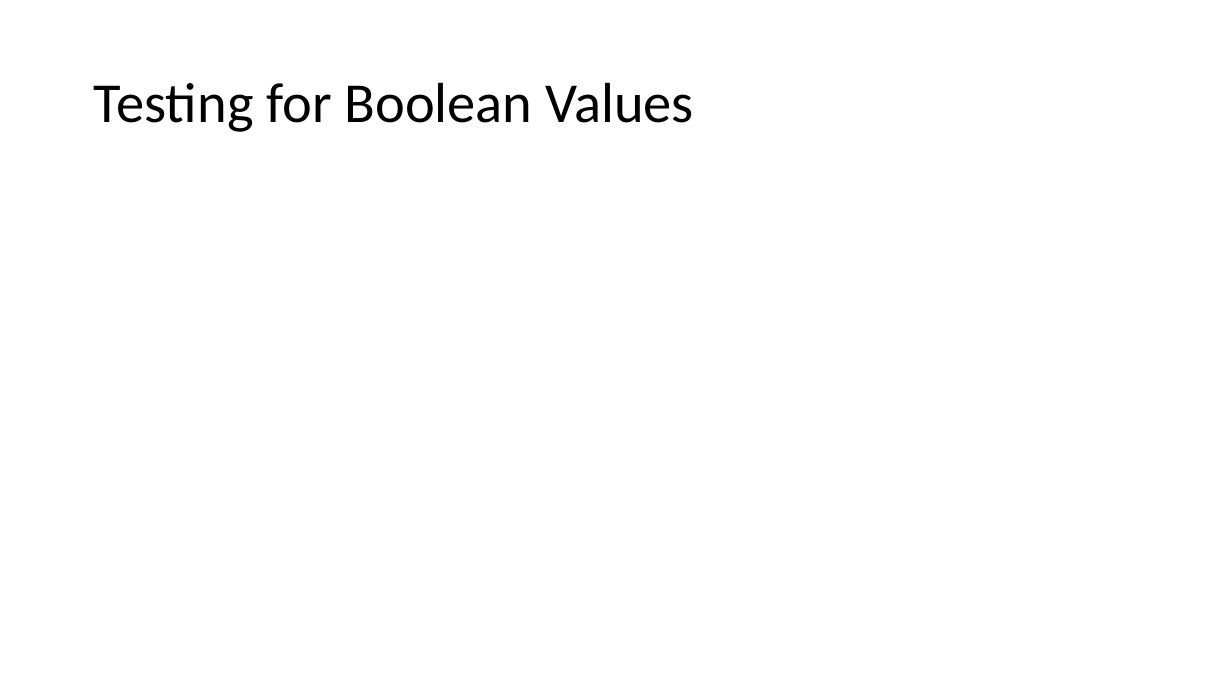
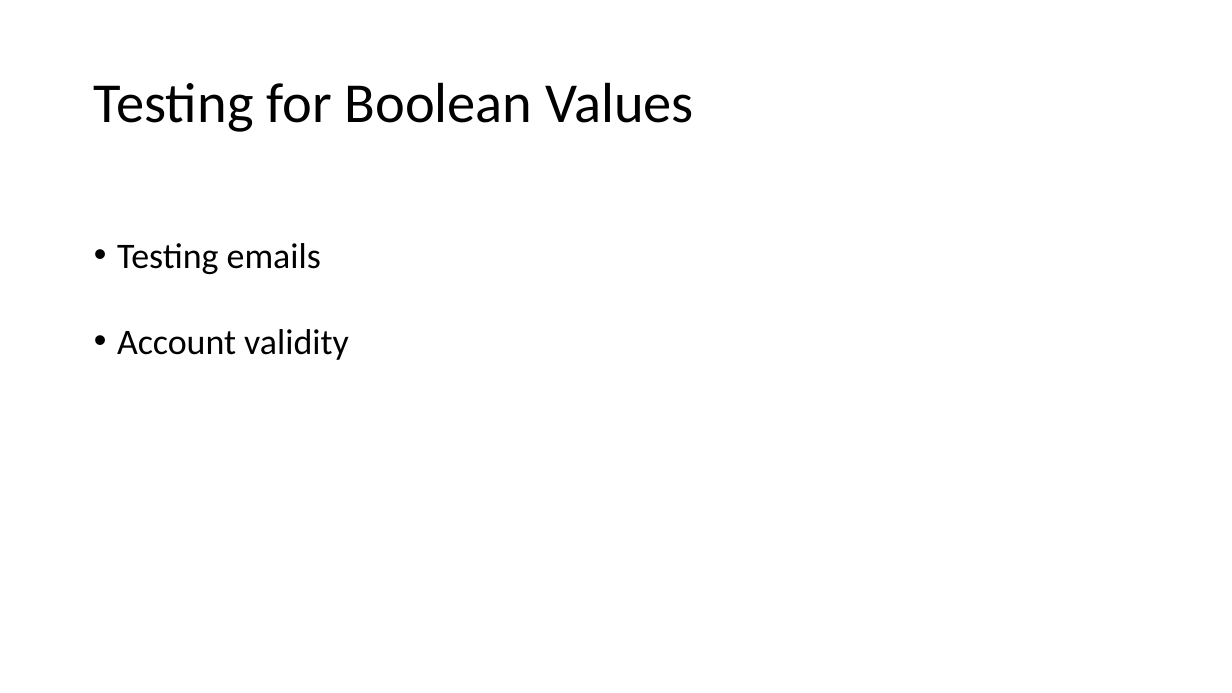
Before and after one commit to PtxDK/PCS, a slide deck: slide 3 of PCS_Press.pptx. Drawn at 1232x693 pixels with LibreOffice and Linux fonts; fonts in the diff are those of the drawing. Boxes give left, top, right and bottom in pixels: in the first picture for what was removed or moved away, otherwise in the second. Text is boxed around its words. In the diff, an @@ line names an element or a change of style, - is before the commit and + after.

```diff
--- a/PCS_Press.pptx
+++ b/PCS_Press.pptx
@@ text added at <box>117,243,349,360</box>, 28 pt, text #000000 @@
+• Testing emails
+• Account validity
```
Also in this commit, not shown: 3 other slides changed, 4 slides added.
